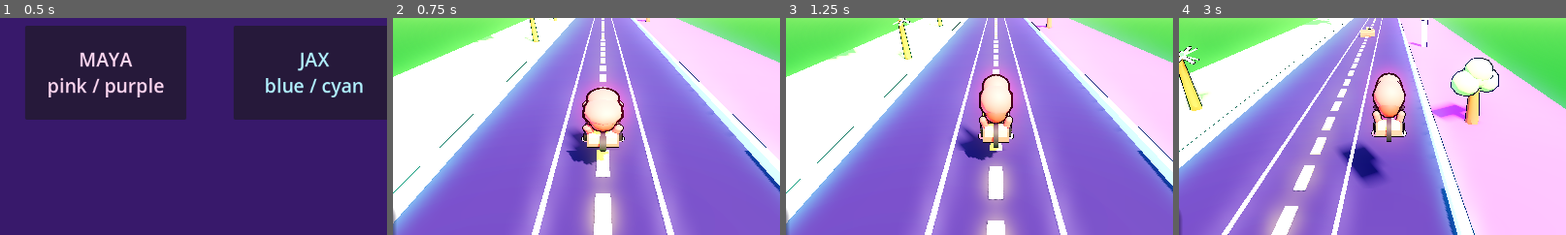
Above: before the commit, frames 1-4 (left to right).
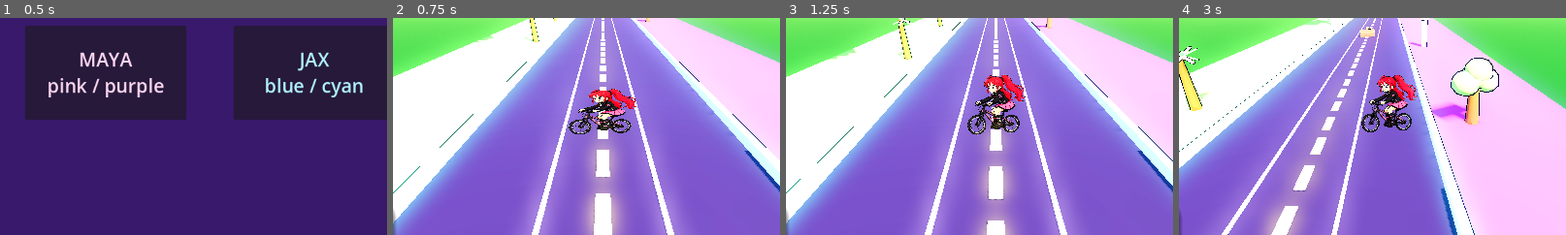
Above: after the commit, the same moments.

Repository: Nouh-jpg/CYCLE-QUEST
Game: Godot game, scene res://scenes/CharacterSelection.tscn
The game is run twice, just before and just after one commit, with the same random seed, the same clock (stepped at 60 frames per second) and the same inputs.
Inputs:
- Up to frame 1 (0.5 s): no input
- Up to frame 2 (0.75 s): click "MAYA pink / purple" at 0.5 s
- Up to frame 3 (1.25 s): no input
- Up to frame 4 (3 s): hold D (ui_right) 1.28-2.03 s; tap Space (ui_accept) at 1.52, 2.27 s; hold S (ui_down) 2.03-2.78 s; hold D (ui_right) from 2.78 s (still down)
The pictures show only the part of the screen within x 23-73%, y 37-87%; the shares and areas given below are measured in that part.

Frame 1 is identical in both runs. In frame 2, 4.9% of the frame differs, in the area x 44-63%, y 27-68%; in frame 3, 4.9%; in frame 4, 5.4%, in the area x 37-62%, y 20-78%.

Commit message:
Add drawn Maya and Jax rider sprites

Diff:
--- a/scripts/Player.gd
+++ b/scripts/Player.gd
@@ -25,6 +25,9 @@
 const NEAR_MISS_POINTS := 25
 const BOOST_POINTS := 50
 const COMBO_GAP := 1.35
+const SPRITE_TARGET_HEIGHT := 2.2
+const MAYA_SPRITE_PATH := "res://assets/characters/maya_rider.png"
+const JAX_SPRITE_PATH := "res://assets/characters/jax_on_bike.png"
 
 var target_lane := 0 # -1 Left, 0 Center, 1 Right
 var is_jumping := false
@@ -82,7 +85,7 @@
 		return
 	_visuals_applied = true
 
-	# Hide stock capsule — detailed mesh hierarchy is the silhouette now.
+	# Hide stock capsule — drawn sprite billboards are the silhouette now.
 	if mesh_instance:
 		mesh_instance.visible = false
 
@@ -91,176 +94,82 @@
 	visual_root.scale = Vector3(VISUAL_SCALE, VISUAL_SCALE, VISUAL_SCALE)
 	add_child(visual_root)
 
+	bike_root = null
+	wheel_nodes.clear()
+
 	var is_maya := GameManager.selected_character == "Maya"
-	var skin: Color = StyleKit.PALETTE["maya_skin"] if is_maya else StyleKit.PALETTE["jax_skin"]
-	var hair: Color = StyleKit.PALETTE["maya_hair"] if is_maya else StyleKit.PALETTE["jax_hair"]
-	var hair_dark: Color = StyleKit.PALETTE["maya_hair_dark"] if is_maya else StyleKit.PALETTE["jax_hair_dark"]
-	var bike: Color = StyleKit.PALETTE["maya_bike"] if is_maya else StyleKit.PALETTE["jax_bike"]
-	var bike_accent: Color = StyleKit.PALETTE["maya_bike_accent"] if is_maya else StyleKit.PALETTE["jax_bike_accent"]
-	var iris: Color = StyleKit.PALETTE["eye_iris_maya"] if is_maya else StyleKit.PALETTE["eye_iris_jax"]
-
 	if is_maya:
-		_build_maya(visual_root, skin, hair, hair_dark, bike, bike_accent, iris)
+		_build_maya(visual_root)
 	else:
-		_build_jax(visual_root, skin, hair, hair_dark, bike, bike_accent, iris)
-
-func _build_maya(root: Node3D, skin: Color, hair: Color, hair_dark: Color, bike: Color, bike_accent: Color, iris: Color) -> void:
-	# Simplified silhouette for readable Genesis-scale runner (bold, fewer parts).
-	var hair_hi: Color = StyleKit.PALETTE["maya_hair_accent"]
-	var outfit: Color = StyleKit.PALETTE["maya_outfit"]
-	var skirt_col: Color = StyleKit.PALETTE["maya_skirt"]
-	var black := Color(0.08, 0.06, 0.1)
-
-	# Head
-	_add_mesh(root, _sphere(0.36), Vector3(0, 1.52, -0.02), skin, {
-		"outline_width": 0.045, "emission_strength": 0.08, "emission_color": skin, "base_glow": 0.02
+		_build_jax(visual_root)
+
+func _build_maya(root: Node3D) -> void:
+	var spr := _make_rider_sprite(MAYA_SPRITE_PATH)
+	if spr:
+		root.add_child(spr)
+	else:
+		_build_maya_fallback(root)
+
+func _build_jax(root: Node3D) -> void:
+	var spr := _make_rider_sprite(JAX_SPRITE_PATH)
+	if spr:
+		root.add_child(spr)
+	else:
+		# Layer bike + rider if composite missing
+		var bike_spr := _make_rider_sprite("res://assets/characters/bike_red.png", 1.6)
+		var rider_spr := _make_rider_sprite("res://assets/characters/jax_rider.png", 1.9)
+		if bike_spr:
+			bike_spr.position.y = 0.55
+			bike_spr.position.z = 0.02
+			root.add_child(bike_spr)
+		if rider_spr:
+			rider_spr.position.y = 1.05
+			rider_spr.position.z = -0.02
+			root.add_child(rider_spr)
+		if bike_spr == null and rider_spr == null:
+			_build_jax_fallback(root)
+
+func _make_rider_sprite(path: String, target_height: float = SPRITE_TARGET_HEIGHT) -> Sprite3D:
+	if not ResourceLoader.exists(path):
+		push_warning("Missing rider texture: %s" % path)
+		return null
+	var tex: Texture2D = load(path) as Texture2D
+	if tex == null:
+		push_warning("Failed to load rider texture: %s" % path)
+		return null
+	var spr := Sprite3D.new()
+	spr.name = "RiderSprite"
+	spr.texture = tex
+	spr.centered = true
+	spr.pixel_size = target_height / float(maxi(tex.get_height(), 1))
+	spr.position.y = target_height * 0.5
+	spr.billboard = BaseMaterial3D.BILLBOARD_FIXED_Y
+	spr.transparent = true
+	spr.alpha_cut = SpriteBase3D.ALPHA_CUT_DISABLED
+	spr.double_sided = true
+	spr.shaded = false
+	spr.texture_filter = BaseMaterial3D.TEXTURE_FILTER_LINEAR_WITH_MIPMAPS
+	spr.render_priority = 1
+	return spr
+
+func _build_maya_fallback(root: Node3D) -> void:
+	var skin: Color = StyleKit.PALETTE["maya_skin"]
+	var hair: Color = StyleKit.PALETTE["maya_hair"]
+	_add_mesh(root, _capsule(0.28, 1.2), Vector3(0, 0.9, 0), skin, {
+		"outline_width": 0.04, "emission_strength": 0.1, "emission_color": skin
 	})
-	_add_mesh(root, _box(Vector3(0.48, 0.38, 0.1)), Vector3(0, 1.45, -0.3), skin, {
-		"outline_width": 0.03, "emission_strength": 0.12, "emission_color": skin, "base_glow": 0.02
+	_add_mesh(root, _sphere(0.32), Vector3(0, 1.55, 0), hair, {
+		"outline_width": 0.05, "emission_strength": 0.4, "emission_color": hair
 	})
-	# Eyes
-	for side in [-1.0, 1.0]:
-		var eye := Node3D.new()
-		eye.position = Vector3(side * 0.15, 1.48, -0.34)
-		root.add_child(eye)
-		_add_mesh(eye, _sphere(0.13), Vector3.ZERO, StyleKit.PALETTE["eye_white"], {
-			"outline_width": 0.02, "emission_strength": 0.2, "emission_color": Color(1, 1, 1)
-		}).scale = Vector3(0.85, 1.15, 0.7)
-		_add_mesh(eye, _sphere(0.08), Vector3(0, -0.01, -0.07), iris, {
-			"outline_width": 0.0, "emission_strength": 0.3, "emission_color": iris
-		})
-		_add_mesh(eye, _sphere(0.035), Vector3(0, -0.012, -0.1), StyleKit.PALETTE["eye_pupil"], {
-			"outline_width": 0.0
-		})
-
-	# Crimson hair mass — chunky silhouette, not micro-detail
-	_add_mesh(root, _sphere(0.44), Vector3(0, 1.72, 0.02), hair, {
-		"outline_width": 0.06, "emission_strength": 0.55, "emission_color": hair, "base_glow": 0.1
+
+func _build_jax_fallback(root: Node3D) -> void:
+	var skin: Color = StyleKit.PALETTE["jax_skin"]
+	var hair: Color = StyleKit.PALETTE["jax_hair"]
+	_add_mesh(root, _capsule(0.3, 1.15), Vector3(0, 0.9, 0), skin, {
+		"outline_width": 0.04, "emission_strength": 0.1, "emission_color": skin
 	})
-	_add_mesh(root, _sphere(0.16), Vector3(-0.14, 1.68, -0.26), hair, {
-		"outline_width": 0.03, "emission_strength": 0.35, "emission_color": hair
-	})
-	_add_mesh(root, _sphere(0.16), Vector3(0.14, 1.68, -0.26), hair, {
-		"outline_width": 0.03, "emission_strength": 0.35, "emission_color": hair
-	})
-	_add_mesh(root, _sphere(0.18), Vector3(-0.38, 1.45, 0.0), hair, {
-		"outline_width": 0.03, "emission_strength": 0.32, "emission_color": hair
-	})
-	_add_mesh(root, _sphere(0.18), Vector3(0.38, 1.45, 0.0), hair, {
-		"outline_width": 0.03, "emission_strength": 0.32, "emission_color": hair
-	})
-	# Rear volume + twin tails
-	_add_mesh(root, _sphere(0.52), Vector3(0, 1.48, 0.4), hair, {
-		"outline_width": 0.06, "emission_strength": 0.6, "emission_color": hair, "base_glow": 0.12
-	})
-	_add_mesh(root, _sphere(0.36), Vector3(0, 1.15, 0.52), hair_dark, {
-		"outline_width": 0.045, "emission_strength": 0.35, "emission_color": hair_dark
-	})
-	for side in [-1.0, 1.0]:
-		_add_mesh(root, _capsule(0.11, 0.65), Vector3(side * 0.36, 0.7, 0.55), hair, {
-			"outline_width": 0.03, "emission_strength": 0.38, "emission_color": hair
-		}).rotation_degrees = Vector3(18.0, 0.0, side * -14.0)
-		_add_mesh(root, _sphere(0.1), Vector3(side * 0.48, 0.22, 0.48), hair_hi, {
-			"outline_width": 0.02, "emission_strength": 0.45, "emission_color": hair_hi
-		})
-
-	# Body
-	_add_mesh(root, _box(Vector3(0.52, 0.5, 0.3)), Vector3(0, 1.02, 0.02), outfit, {
-		"outline_width": 0.04, "emission_strength": 0.06, "emission_color": outfit, "base_glow": 0.02
-	})
-	_add_mesh(root, _box(Vector3(0.18, 0.42, 0.32)), Vector3(0, 1.02, -0.01), skirt_col, {
-		"outline_width": 0.02, "emission_strength": 0.2, "emission_color": skirt_col
-	})
-	_add_mesh(root, _box(Vector3(0.68, 0.26, 0.4)), Vector3(0, 0.7, 0.05), skirt_col, {
-		"outline_width": 0.04, "emission_strength": 0.18, "emission_color": skirt_col, "base_glow": 0.03
-	})
-	for side in [-1.0, 1.0]:
-		_add_mesh(root, _capsule(0.085, 0.4), Vector3(side * 0.4, 1.02, -0.1), outfit, {
-			"outline_width": 0.025, "emission_strength": 0.06, "emission_color": outfit
-		}).rotation_degrees = Vector3(55.0, 0.0, side * 25.0)
-		_add_mesh(root, _capsule(0.09, 0.36), Vector3(side * 0.15, 0.4, 0.05), black, {
-			"outline_width": 0.025, "emission_strength": 0.05, "emission_color": black
-		}).rotation_degrees = Vector3(70.0, 0.0, side * 8.0)
-
-	_build_bike(root, bike, bike_accent, true)
-
-func _build_jax(root: Node3D, skin: Color, hair: Color, hair_dark: Color, bike: Color, bike_accent: Color, iris: Color) -> void:
-	_add_mesh(root, _capsule(0.36, 1.1), Vector3(0, 0.92, 0), skin, {
-		"outline_width": 0.04, "emission_strength": 0.1, "emission_color": skin, "base_glow": 0.02
-	})
-	_add_mesh(root, _box(Vector3(0.48, 0.38, 0.1)), Vector3(0, 1.32, -0.28), skin, {
-		"outline_width": 0.025, "emission_strength": 0.12, "emission_color": skin
-	})
-	for side in [-1.0, 1.0]:
-		var eye := Node3D.new()
-		eye.position = Vector3(side * 0.17, 1.32, -0.32)
-		root.add_child(eye)
-		_add_mesh(eye, _sphere(0.11), Vector3.ZERO, StyleKit.PALETTE["eye_white"], {
-			"outline_width": 0.015, "emission_strength": 0.18, "emission_color": Color(1, 1, 1)
-		})
-		_add_mesh(eye, _sphere(0.065), Vector3(0, -0.01, -0.07), iris, {
-			"outline_width": 0.0, "emission_strength": 0.25, "emission_color": iris
-		})
-	_add_mesh(root, _sphere(0.4), Vector3(0, 1.52, 0.05), hair, {
-		"outline_width": 0.05, "emission_strength": 0.35, "emission_color": hair, "base_glow": 0.06
-	})
-	_add_mesh(root, _sphere(0.44), Vector3(0, 1.35, 0.36), hair, {
-		"outline_width": 0.05, "emission_strength": 0.38, "emission_color": hair
-	})
-	_add_mesh(root, _box(Vector3(0.2, 0.4, 0.18)), Vector3(-0.18, 1.78, 0.05), hair, {
-		"outline_width": 0.02, "emission_strength": 0.25, "emission_color": hair
-	})
-	_add_mesh(root, _box(Vector3(0.2, 0.46, 0.18)), Vector3(0.16, 1.84, 0.08), hair_dark, {
-		"outline_width": 0.02, "emission_strength": 0.25, "emission_color": hair_dark
-	})
-	_add_mesh(root, _box(Vector3(0.52, 0.48, 0.28)), Vector3(0, 0.92, 0.02), Color(0.1, 0.25, 0.4), {
-		"outline_width": 0.035, "emission_strength": 0.1, "emission_color": Color(0.1, 0.35, 0.55)
-	})
-	_build_bike(root, bike, bike_accent, false)
-
-func _build_bike(root: Node3D, bike: Color, bike_accent: Color, is_maya: bool) -> void:
-	bike_root = Node3D.new()
-	bike_root.name = "Bike"
-	bike_root.position = Vector3(0, 0.1, 0.12)
-	root.add_child(bike_root)
-	_add_mesh(bike_root, _box(Vector3(0.85, 0.36, 1.55)), Vector3(0, 0.34, 0), bike, {
-		"outline_width": 0.05, "emission_strength": 0.25, "emission_color": bike, "base_glow": 0.04
-	})
-	_add_mesh(bike_root, _box(Vector3(0.9, 0.26, 0.5)), Vector3(0, 0.52, -0.42), bike_accent, {
-		"outline_width": 0.035, "emission_strength": 0.35, "emission_color": bike_accent
-	})
-	_add_mesh(bike_root, _box(Vector3(0.8, 0.08, 0.08)), Vector3(0, 0.74, -0.32), Color(0.1, 0.08, 0.12), {
-		"outline_width": 0.02, "emission_strength": 0.05, "emission_color": Color(0.2, 0.15, 0.25)
-	})
-	_add_mesh(bike_root, _box(Vector3(0.72, 0.24, 0.46)), Vector3(0, 0.46, 0.55), bike_accent, {
-		"outline_width": 0.03, "emission_strength": 0.35, "emission_color": bike_accent
-	})
-	for side in [-1.0, 1.0]:
-		var panel_col := Color(0.08, 0.06, 0.1) if is_maya else Color(0.05, 0.2, 0.3)
-		_add_mesh(bike_root, _box(Vector3(0.08, 0.26, 1.0)), Vector3(side * 0.46, 0.36, 0.05), panel_col, {
-			"outline_width": 0.02, "emission_strength": 0.08, "emission_color": panel_col
-		})
-	# Wheels as spin hubs (rotate local X while rolling along -Z)
-	wheel_nodes.clear()
-	for wz in [-0.55, 0.58]:
-		var hub := Node3D.new()
-		hub.name = "Wheel"
-		hub.position = Vector3(0, 0.32, wz)
-		bike_root.add_child(hub)
-		_add_mesh(hub, _cylinder(WHEEL_RADIUS, 0.15), Vector3.ZERO, Color(0.12, 0.1, 0.16), {
-			"outline_width": 0.03, "emission_strength": 0.08, "emission_color": Color(0.35, 0.2, 0.4)
-		}).rotation_degrees.z = 90.0
-		_add_mesh(hub, _cylinder(0.13, 0.17), Vector3.ZERO, bike_accent, {
-			"outline_width": 0.0, "emission_strength": 0.35, "emission_color": bike_accent
-		}).rotation_degrees.z = 90.0
-		# Spoke mark so spin reads
-		_add_mesh(hub, _box(Vector3(0.04, WHEEL_RADIUS * 1.6, 0.04)), Vector3.ZERO, Color(0.85, 0.85, 0.9), {
-			"outline_width": 0.0, "emission_strength": 0.12, "emission_color": Color(0.85, 0.85, 0.9)
-		})
-		wheel_nodes.append(hub)
-	var neon: Color = StyleKit.PALETTE["neon"] if not is_maya else Color(1.0, 0.35, 0.55)
-	_add_mesh(bike_root, _box(Vector3(0.18, 0.07, 1.2)), Vector3(0, 0.16, 0), neon, {
-		"outline_width": 0.0, "emission_strength": 0.65, "emission_color": neon, "rim_amount": 0.0
+	_add_mesh(root, _sphere(0.34), Vector3(0, 1.5, 0), hair, {
+		"outline_width": 0.05, "emission_strength": 0.35, "emission_color": hair
 	})
 
 func _add_mesh(parent: Node3D, mesh: Mesh, pos: Vector3, color: Color, opts: Dictionary = {}) -> MeshInstance3D:
Binary file added: assets/characters/bike_red.png
Not shown, added: assets/characters/bike_red.png.import
Binary file added: assets/characters/jax_on_bike.png
Not shown, added: assets/characters/jax_on_bike.png.import
Binary file added: assets/characters/jax_rider.png
Not shown, added: assets/characters/jax_rider.png.import
Binary file added: assets/characters/maya_rider.png
Not shown, added: assets/characters/maya_rider.png.import
